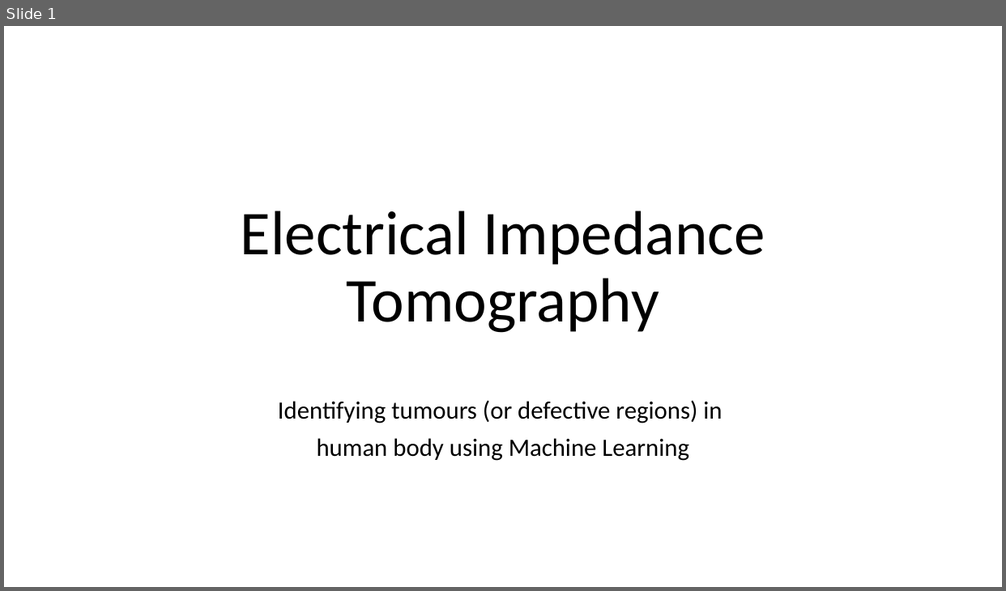
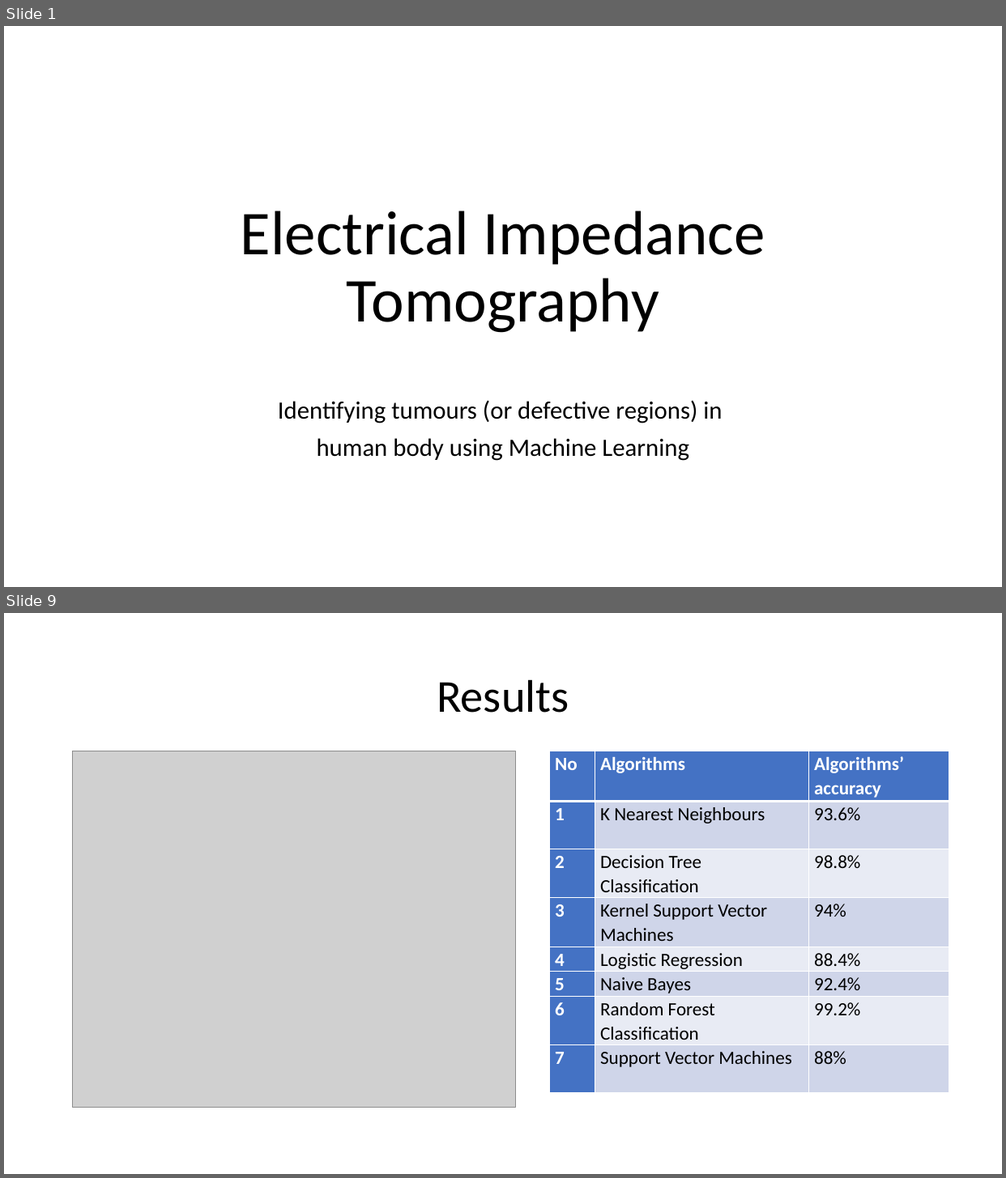
Before and after one commit to nsudhanva/eit, a slide deck: docs/Electrical Impedance Tomography.pptx. Shown one above the other, each under a label of ours: slide 1 before the commit, slides 1 and 9 after it; the slides between them are not shown. The pictures are 1006x591 and 1006x1178 pixels, drawn with LibreOffice and Linux fonts; fonts in the diff are those of the drawing; grey boxes stand for pictures. Boxes give left, top, right and bottom in pixels: in the first picture for what was removed or moved away, otherwise in the second. Text is boxed around its words. In the diff, an @@ line names an element or a change of style, - is before the commit and + after.

```diff
--- a/docs/Electrical Impedance Tomography.pptx
+++ b/docs/Electrical Impedance Tomography.pptx
@@ slide 9 added at (4,613,1002,1174), background #FFFFFF @@
@@ title added at (437,679,569,713), 44 pt, text #000000 @@
+Results
@@ picture added at (73,752,516,1108) @@
@@ table added at (550,752,950,1088), 8 rows, 3 columns @@
+No | Algorithms | Algorithms’ accuracy
+1 | K Nearest Neighbours | 93.6%
+2 | Decision Tree Classification | 98.8%
+3 | Kernel Support Vector Machines | 94%
+4 | Logistic Regression | 88.4%
+5 | Naive Bayes | 92.4%
+6 | Random Forest Classification | 99.2%
+7 | Support Vector Machines | 88%
```
Also in this commit, not shown: 1 slide changed, 6 other slides added, 6 other files.
